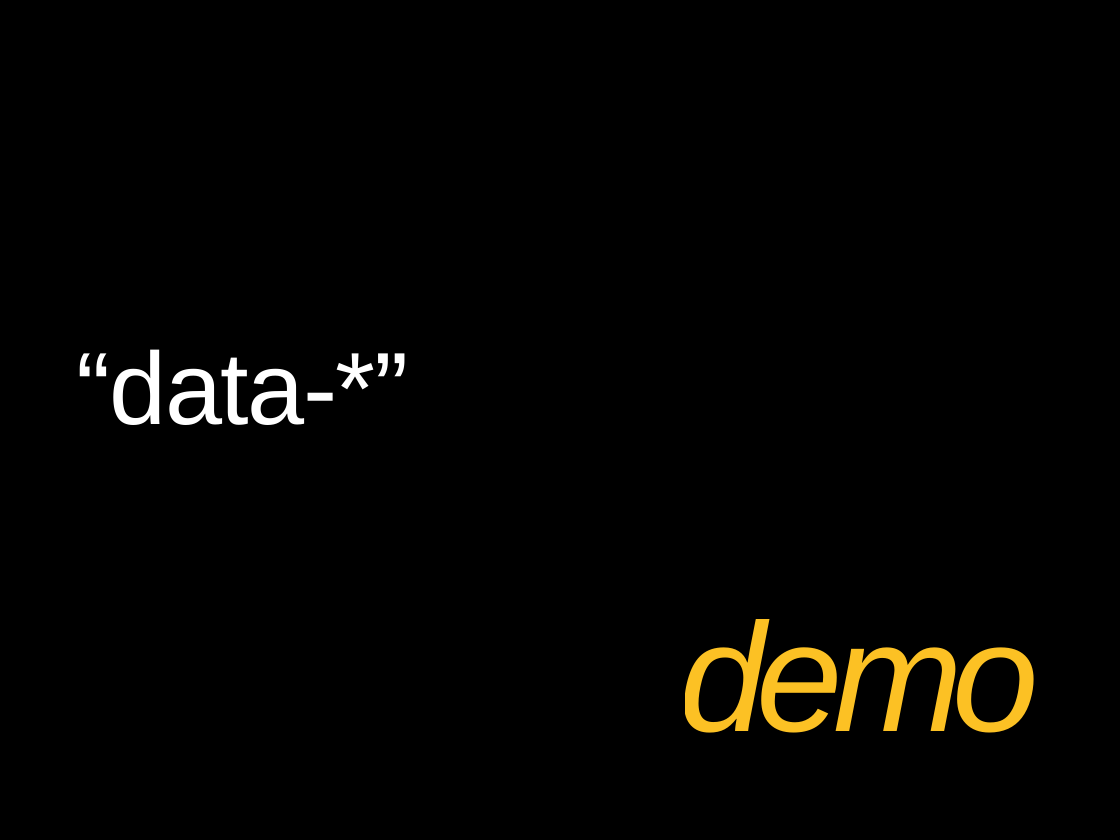
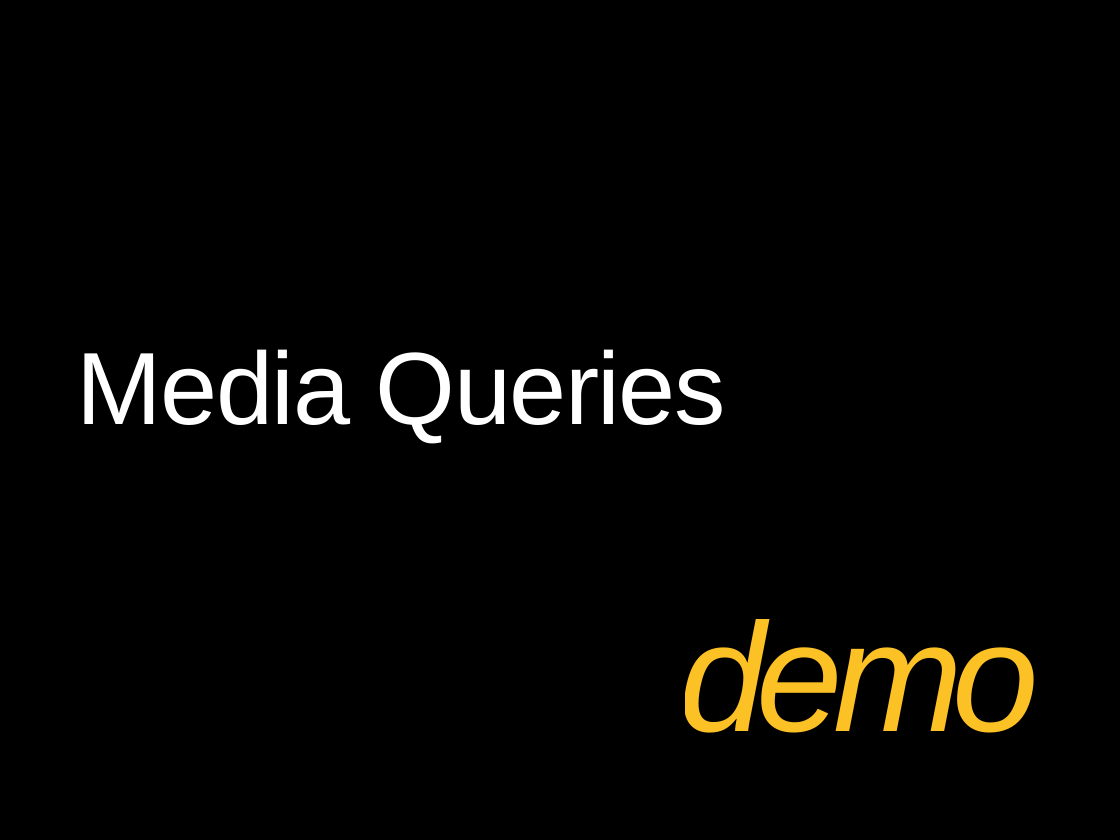
Before and after one commit to theClarkSell/HTML5-Compiler, a slide deck: slide 21 of 3- CSS3/CSS3.pptx (slide 18 before the commit). Drawn at 1120x840 pixels with LibreOffice and Linux fonts; fonts in the diff are those of the drawing; background and template pictures are left out. Boxes give left, top, right and bottom in pixels: in the first picture for what was removed or moved away, otherwise in the second. Text is boxed around its words. In the diff, an @@ line names an element or a change of style, - is before the commit and + after.

```diff
--- a/3- CSS3/CSS3.pptx
+++ b/3- CSS3/CSS3.pptx
@@ title at (77, 349, 726, 443): text changed @@
-“data-*”
+Media Queries
```
Also in this commit, not shown: 10 other slides changed, 15 slides added, 8 slides removed.
